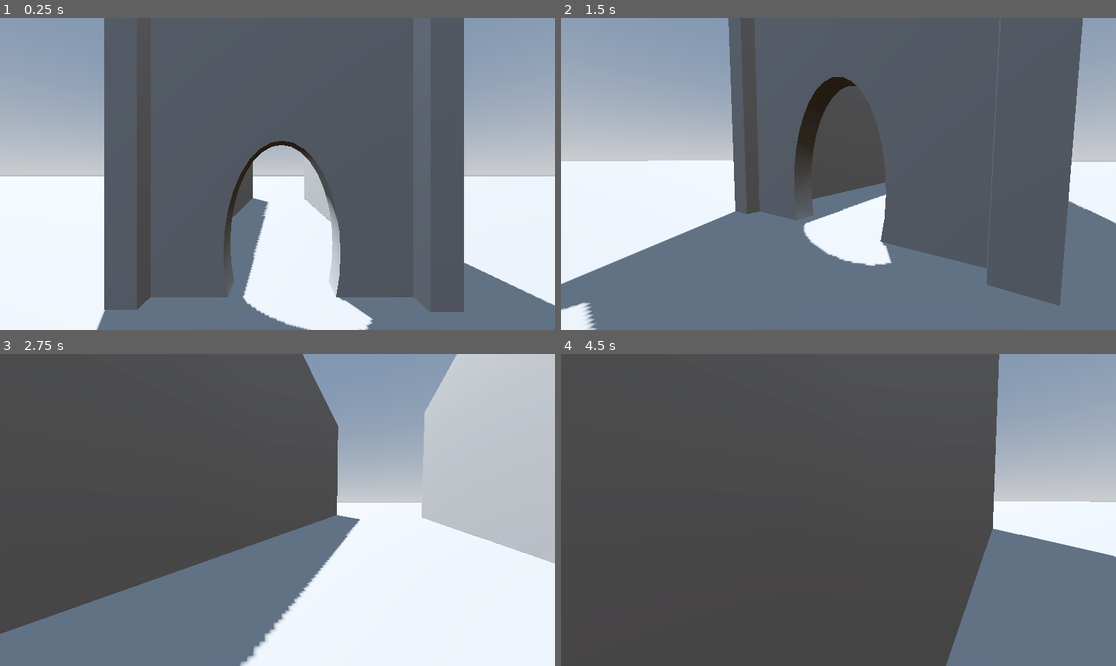
Above: before the commit, frames 1-4 (two rows, left to right).
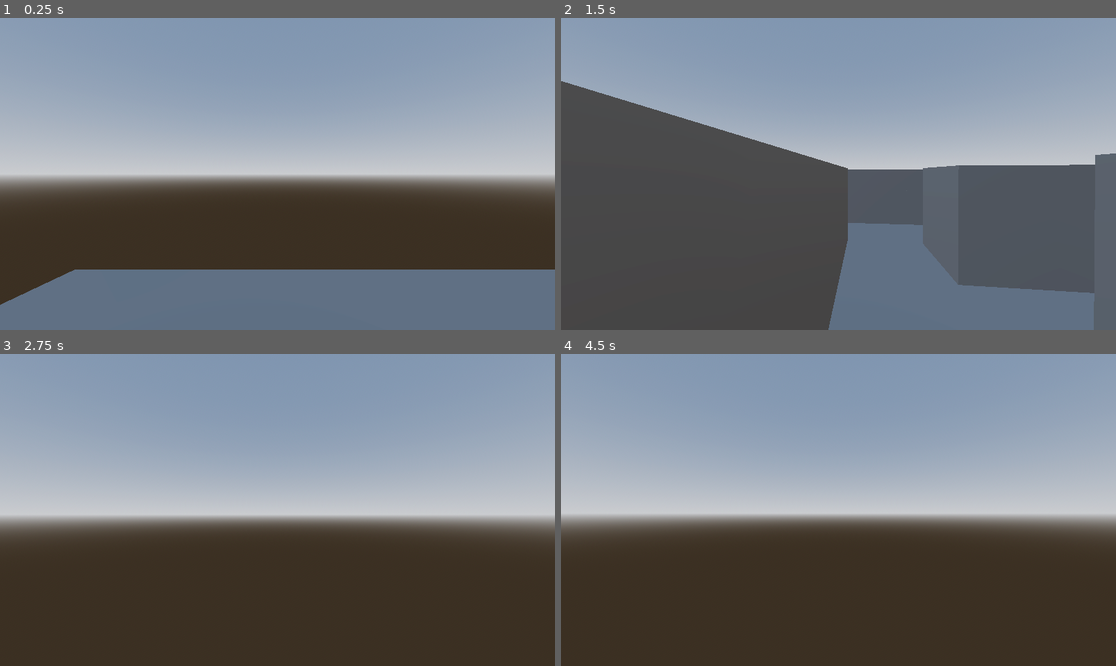
Above: after the commit, the same moments.

Repository: pparjona/Run-
Game: Godot game, scene res://Game.tscn
Two runs of this game, one before a commit and one after it. Both use one fixed random seed, a clock stepped at 60 frames per second and the inputs below. Before the commit the project starts from res://Scenes/main.tscn.
Inputs (mouse positions are in pixels of both pictures, inside the frame that each line leads up to):
- Up to frame 1 (0.25 s): no input
- Up to frame 2 (1.5 s): tap Enter (ui_accept) at 0.5, 0.77 s; move the mouse to (960, 158) at 0.52 s; hold Right (ui_right) 0.53-1.28 s; tap F (freefly, bound only after the commit) at 0.6, 1.35 s; click (960, 158) at 0.67 s; move the mouse to (810, 174) at 1.27 s; hold Up (ui_up) from 1.28 s (still down)
- Up to frame 3 (2.75 s): keep holding Up (ui_up); tap Enter (ui_accept) at 1.52 s; move the mouse to (288, 503) at 2.02 s; hold E from 2.03 s (still down); tap F (freefly, bound only after the commit) at 2.3 s
- Up to frame 4 (4.5 s): keep holding Up (ui_up); move the mouse to (832, 516) at 2.77 s; release E at 2.78 s; tap Q at 2.85 s; click (832, 516) at 2.92 s; tap Enter (ui_accept) at 3.02, 3.77 s; tap F (freefly, bound only after the commit) at 3.05, 3.6, 4.35 s; move the mouse to (877, 513) at 3.52 s; move the mouse to (794, 506) at 4.27 s

The runs differ from the first frame. In frame 1, 74% of the frame differs, in the area x 0-100%, y 0-100%; in frame 2, 68%; in frame 3, 86%; in frame 4, 88%.

Commit message:
generamiento procedural
la escena "buena" es la Game.tscn, main.tscn es la antigua y la funcionalidad del jugador esta igual que estaba en proto_controller solo que si le das a la f vuelas y tienes noclip

Diff:
--- /dev/null
+++ b/Game.gd
@@ -0,0 +1,8 @@
+extends Node3D
+
+@onready var maze: Maze = $Maze
+@onready var player: Node3D = $Player
+
+func _ready() -> void:
+	var start_pos: Vector3 = maze.get_player_start_position(2.0)
+	player.global_position = start_pos
--- /dev/null
+++ b/Game.tscn
@@ -0,0 +1,33 @@
+[gd_scene load_steps=9 format=3 uid="uid://ba4m0xgo5l8jw"]
+
+[ext_resource type="Script" uid="uid://e1wsmpwyvwo0" path="res://Game.gd" id="1_t88pq"]
+[ext_resource type="PackedScene" uid="uid://bs72ogkvdd7d6" path="res://Addons/proto_controller/proto_controller.tscn" id="1_wbfu4"]
+[ext_resource type="Script" uid="uid://cbaimku75aaqw" path="res://Scripts/Maze.gd" id="1_xkndl"]
+[ext_resource type="PackedScene" uid="uid://br0k4crwiihc6" path="res://Scenes/Maze/Wall.tscn" id="3_r0x5m"]
+[ext_resource type="PackedScene" uid="uid://ccgejc2y04bcy" path="res://Scenes/Maze/Floor.tscn" id="4_3mrqo"]
+
+[sub_resource type="ProceduralSkyMaterial" id="ProceduralSkyMaterial_xkndl"]
+sky_horizon_color = Color(0.66224277, 0.6717428, 0.6867428, 1)
+ground_horizon_color = Color(0.66224277, 0.6717428, 0.6867428, 1)
+
+[sub_resource type="Sky" id="Sky_h2yge"]
+sky_material = SubResource("ProceduralSkyMaterial_xkndl")
+
+[sub_resource type="Environment" id="Environment_u44n3"]
+background_mode = 2
+sky = SubResource("Sky_h2yge")
+tonemap_mode = 2
+glow_enabled = true
+
+[node name="Game" type="Node3D"]
+script = ExtResource("1_t88pq")
+
+[node name="WorldEnvironment" type="WorldEnvironment" parent="."]
+environment = SubResource("Environment_u44n3")
+
+[node name="Maze" type="Node3D" parent="."]
+script = ExtResource("1_xkndl")
+wall_scene = ExtResource("3_r0x5m")
+floor_scene = ExtResource("4_3mrqo")
+
+[node name="Player" parent="." groups=["player"] instance=ExtResource("1_wbfu4")]
--- /dev/null
+++ b/Scenes/Maze/Floor.tscn
@@ -0,0 +1,5 @@
+[gd_scene format=3 uid="uid://ccgejc2y04bcy"]
+
+[node name="Floor" type="CSGBox3D"]
+use_collision = true
+size = Vector3(2, 1, 2)
--- /dev/null
+++ b/Scenes/Maze/Wall.tscn
@@ -0,0 +1,5 @@
+[gd_scene format=3 uid="uid://br0k4crwiihc6"]
+
+[node name="Wall" type="CSGBox3D"]
+use_collision = true
+size = Vector3(2, 4, 2)
--- /dev/null
+++ b/Scripts/Maze.gd
@@ -0,0 +1,139 @@
+extends Node3D
+class_name Maze
+
+@export var width: int = 21   # DEBE ser impar (21, 31, 41...)
+@export var height: int = 21  # DEBE ser impar
+@export var cell_size: float = 2.0
+
+@export var wall_scene: PackedScene
+@export var floor_scene: PackedScene
+
+var grid: Array = []      # grid[y][x] = 0 (pared) o 1 (pasillo)
+var start_cell: Vector2i = Vector2i(1, 1)
+var exit_cell: Vector2i = Vector2i(0, 0)
+
+func _ready() -> void:
+	_init_grid()
+	_generate_maze()
+	_carve_exit()
+	_build_maze()
+
+func _init_grid() -> void:
+	grid.clear()
+	for y in height:
+		var row: Array = []
+		for x in width:
+			row.append(0) # todo paredes al principio
+		grid.append(row)
+
+func _generate_maze() -> void:
+	# Algoritmo DFS (backtracking) para generar el laberinto
+	var stack: Array = []
+
+	start_cell = Vector2i(1, 1)
+	grid[start_cell.y][start_cell.x] = 1
+	stack.push_back(start_cell)
+
+	var directions := [
+		Vector2i(1, 0),
+		Vector2i(-1, 0),
+		Vector2i(0, 1),
+		Vector2i(0, -1),
+	]
+
+	var rng := RandomNumberGenerator.new()
+	rng.randomize()
+
+	while not stack.is_empty():
+		var current: Vector2i = stack.back()
+		var neighbors: Array = []
+
+		# Buscar vecinos a 2 celdas de distancia que sigan siendo paredes
+		for dir in directions:
+			var next: Vector2i = current + dir * 2
+			if _is_in_bounds(next) and grid[next.y][next.x] == 0:
+				neighbors.append(next)
+
+		if neighbors.is_empty():
+			# No hay vecinos disponibles, retroceder
+			stack.pop_back()
+		else:
+			# Elegir un vecino aleatorio
+			neighbors.shuffle()
+			var chosen: Vector2i = neighbors[0]
+
+			# Celda intermedia entre current y chosen (el muro que vamos a abrir)
+			var between: Vector2i = current + (chosen - current) / 2
+			grid[between.y][between.x] = 1
+			grid[chosen.y][chosen.x] = 1
+
+			stack.push_back(chosen)
+
+func _is_in_bounds(cell: Vector2i) -> bool:
+	return cell.x > 0 and cell.x < width - 1 and cell.y > 0 and cell.y < height - 1
+
+# ---------------------------------------------------------
+# Crear salida en la esquina opuesta al inicio
+# ---------------------------------------------------------
+func _carve_exit() -> void:
+	# Celda interior opuesta (esquina inferior derecha “interna”)
+	exit_cell = Vector2i(width - 2, height - 2)
+
+	# Aseguramos que esa celda sea pasillo
+	grid[exit_cell.y][exit_cell.x] = 1
+
+	# Abrimos un hueco en la pared exterior derecha junto a esa celda
+	# (celda de borde en x = width - 1)
+	grid[exit_cell.y][width - 1] = 1
+
+	# Si prefieres abrir por abajo en lugar de por la derecha,
+	# podrías usar esta línea alternativa:
+	# grid[height - 1][exit_cell.x] = 1
+
+func _build_maze() -> void:
+	# 1) Suelo grande
+	if floor_scene:
+		var floor_instance = floor_scene.instantiate()
+		add_child(floor_instance)
+
+		var total_width: float = float(width) * cell_size
+		var total_height: float = float(height) * cell_size
+
+		# Posicionamos el suelo en el centro del laberinto
+		floor_instance.position = Vector3(total_width * 0.5, -0.5, total_height * 0.5)
+		# Como el root es un CSGBox3D, tiene propiedad "size", la seteamos vía set() para evitar problemas de tipos
+		floor_instance.set("size", Vector3(total_width, 1.0, total_height))
+
+	# 2) Paredes
+	if wall_scene:
+		for y in height:
+			for x in width:
+				if grid[y][x] == 0:
+					var wall_instance = wall_scene.instantiate()
+					add_child(wall_instance)
+					var wx: float = float(x) * cell_size
+					var wz: float = float(y) * cell_size
+					wall_instance.position = Vector3(wx, 0.0, wz)
+
+# ---------------------------------------------------------
+# Helpers para posiciones
+# ---------------------------------------------------------
+func get_player_start_position(height_offset: float = 2.0) -> Vector3:
+	# Punto de inicio del jugador (centro de la celda start_cell)
+	var wx: float = float(start_cell.x) * cell_size
+	var wz: float = float(start_cell.y) * cell_size
+	return Vector3(wx, height_offset, wz)
+
+func get_exit_position(height_offset: float = 2.0) -> Vector3:
+	# Punto de salida (centro de la celda exit_cell)
+	var wx: float = float(exit_cell.x) * cell_size
+	var wz: float = float(exit_cell.y) * cell_size
+	return Vector3(wx, height_offset, wz)
+
+func world_to_cell(world_pos: Vector3) -> Vector2i:
+	var x := int(round(world_pos.x / cell_size))
+	var y := int(round(world_pos.z / cell_size))
+	return Vector2i(x, y)
+
+func cell_to_world(cell: Vector2i, height_offset: float = 0.0) -> Vector3:
+	return Vector3(float(cell.x) * cell_size, height_offset, float(cell.y) * cell_size)
--- a/Scenes/main.tscn
+++ b/main.tscn
@@ -1,10 +1,10 @@
 [gd_scene load_steps=5 format=3 uid="uid://d1eni35y1fo6q"]
 
-[ext_resource type="PackedScene" uid="uid://bs72ogkvdd7d6" path="res://Scenes/proto_controller.tscn" id="1_jjgbg"]
+[ext_resource type="PackedScene" uid="uid://bs72ogkvdd7d6" path="res://Addons/proto_controller/proto_controller.tscn" id="1_ig7tw"]
 
 [sub_resource type="ProceduralSkyMaterial" id="ProceduralSkyMaterial_0xm2m"]
-sky_horizon_color = Color(0.662243, 0.671743, 0.686743, 1)
-ground_horizon_color = Color(0.662243, 0.671743, 0.686743, 1)
+sky_horizon_color = Color(0.66224277, 0.6717428, 0.6867428, 1)
+ground_horizon_color = Color(0.66224277, 0.6717428, 0.6867428, 1)
 
 [sub_resource type="Sky" id="Sky_h2yge"]
 sky_material = SubResource("ProceduralSkyMaterial_0xm2m")
@@ -21,38 +21,38 @@
 environment = SubResource("Environment_1bvp3")
 
 [node name="DirectionalLight3D" type="DirectionalLight3D" parent="."]
-transform = Transform3D(-0.866025, 0.433013, -0.25, 2.78059e-08, 0.5, 0.866025, 0.5, 0.75, -0.433013, 0, 32.8, 0)
+transform = Transform3D(-0.86602545, 0.43301272, -0.25, 2.7805946e-08, 0.49999994, 0.86602545, 0.5, 0.75000006, -0.43301272, 0, 32.8, 0)
 shadow_enabled = true
 
 [node name="CSGCombiner3D" type="CSGCombiner3D" parent="."]
 use_collision = true
 
 [node name="Floor" type="CSGBox3D" parent="CSGCombiner3D"]
-transform = Transform3D(3.1, 0, 0, 0, 1, 0, 0, 0, 2.8, -31.945, 0, 66.79)
+transform = Transform3D(3.1000001, 0, 0, 0, 1, 0, 0, 0, 2.8000002, -31.945, 0, 66.79005)
 use_collision = true
 size = Vector3(390.6, 1, 321.4)
 
 [node name="CSGBox3D2" type="CSGBox3D" parent="CSGCombiner3D"]
-transform = Transform3D(1, 0, 0, 0, 1, 0, 0, 0, 1, 0.15, 5.85, 6.6)
+transform = Transform3D(1, 0, 0, 0, 1, 0, 0, 0, 1, 0.1500001, 5.85, 6.6000004)
 use_collision = true
 size = Vector3(10.7, 11.3, 1)
 
 [node name="CSGCylinder3D" type="CSGCylinder3D" parent="CSGCombiner3D/CSGBox3D2"]
-transform = Transform3D(1.4, 0, 0, 0, -4.37114e-08, -2.7, 0, 1, -1.18021e-07, 0, -3.9, 0.0500002)
+transform = Transform3D(1.4, 0, 0, 0, -4.3711392e-08, -2.7, 0, 1.0000001, -1.1802075e-07, 0, -3.9000003, 0.05000019)
 operation = 2
 radius = 1.4
 height = 1.9
 sides = 32
 
 [node name="CSGBox3D3" type="CSGBox3D" parent="CSGCombiner3D"]
-transform = Transform3D(-4.37114e-08, 0, -1, 0, 1, 0, 1, 0, -4.37114e-08, -4.75, 6, -6.7)
+transform = Transform3D(-4.371138e-08, 0, -0.9999999, 0, 1, 0, 0.9999999, 0, -4.371138e-08, -4.75, 6, -6.7)
 use_collision = true
 size = Vector3(28.9, 11, 1)
 
 [node name="CSGBox3D4" type="CSGBox3D" parent="CSGCombiner3D"]
-transform = Transform3D(-4.37114e-08, 0, -1, 0, 1, 0, 1, 0, -4.37114e-08, 5.05, 6, -6.6)
+transform = Transform3D(-4.371138e-08, 0, -0.9999999, 0, 1, 0, 0.9999999, 0, -4.371138e-08, 5.050001, 6, -6.6)
 use_collision = true
 size = Vector3(28.9, 11, 1)
 
-[node name="ProtoController" parent="." instance=ExtResource("1_jjgbg")]
-transform = Transform3D(1, 0, 0, 0, 1, 0, 0, 0, 1, 0, 3.2, 13.9)
+[node name="ProtoController" parent="." instance=ExtResource("1_ig7tw")]
+transform = Transform3D(1, 0, 0, 0, 1, 0, 0, 0, 1, 0, 3.1999998, 13.900001)
--- a/project.godot
+++ b/project.godot
@@ -11,22 +11,13 @@
 [application]
 
 config/name="Run!"
-run/main_scene="uid://d1eni35y1fo6q"
-config/features=PackedStringArray("4.4", "Forward Plus")
+run/main_scene="uid://ba4m0xgo5l8jw"
+config/features=PackedStringArray("4.5", "Forward Plus")
 config/icon="res://icon.svg"
 
 [dotnet]
 
 project/assembly_name="Run!"
-
-[file_customization]
-
-folder_colors={
-"res://Scenes/": "yellow",
-"res://Scripts/": "blue",
-"res://Sounds/": "green",
-"res://Textures/": "red"
-}
 
 [input]
 
@@ -67,8 +58,8 @@
 "events": [Object(InputEventKey,"resource_local_to_scene":false,"resource_name":"","device":-1,"window_id":0,"alt_press …(195 unchanged characters)…
 ]
 }
-
-[rendering]
-
-renderer/rendering_method="gl_compatibility"
-renderer/rendering_method.mobile="gl_compatibility"
+freefly={
+"deadzone": 0.2,
+"events": [Object(InputEventKey,"resource_local_to_scene":false,"resource_name":"","device":-1,"window_id":0,"alt_pressed":false,"shift_pressed":false,"ctrl_pressed":false,"meta_pressed":false,"pressed":false,"keycode":0,"physical_keycode":70,"key_label":0,"unicode":102,"location":0,"echo":false,"script":null)
+]
+}
Not shown, changed: Addons/proto_controller/proto_controller.gd
Renamed: Scripts/proto_controller.gd.uid -> Addons/proto_controller/proto_controller.gd.uid
Not shown, changed: Addons/proto_controller/proto_controller.tscn
Not shown, added: Game.gd.uid
Not shown, added: Scripts/Maze.gd.uid
Not shown, changed: icon.svg.import
